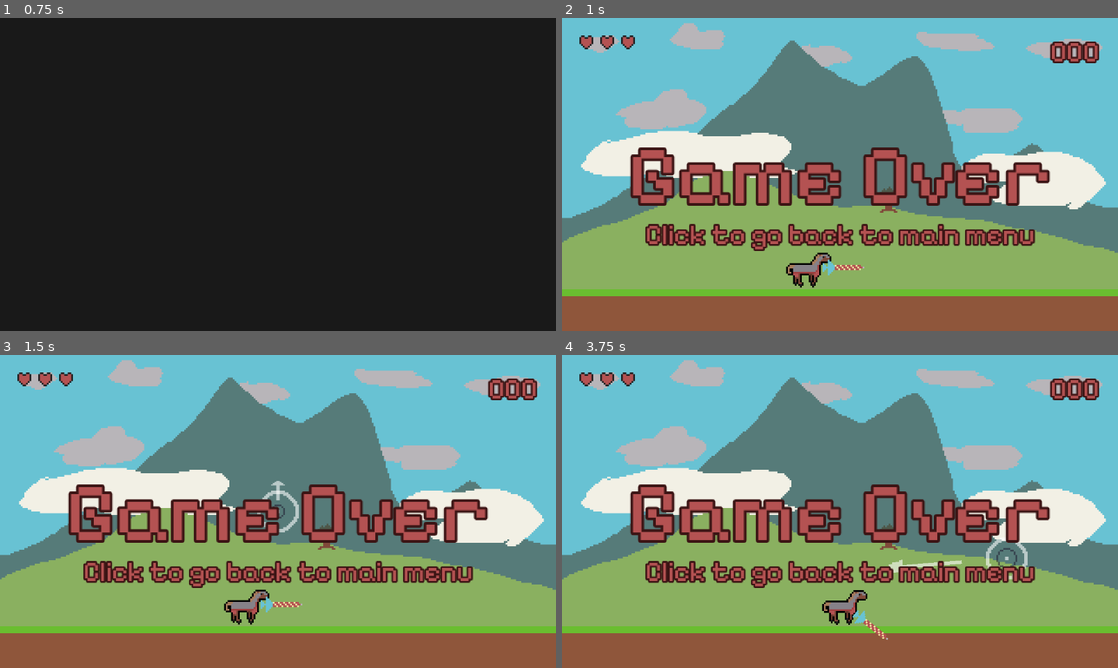
Above: before the commit, frames 1-4 (two rows, left to right).
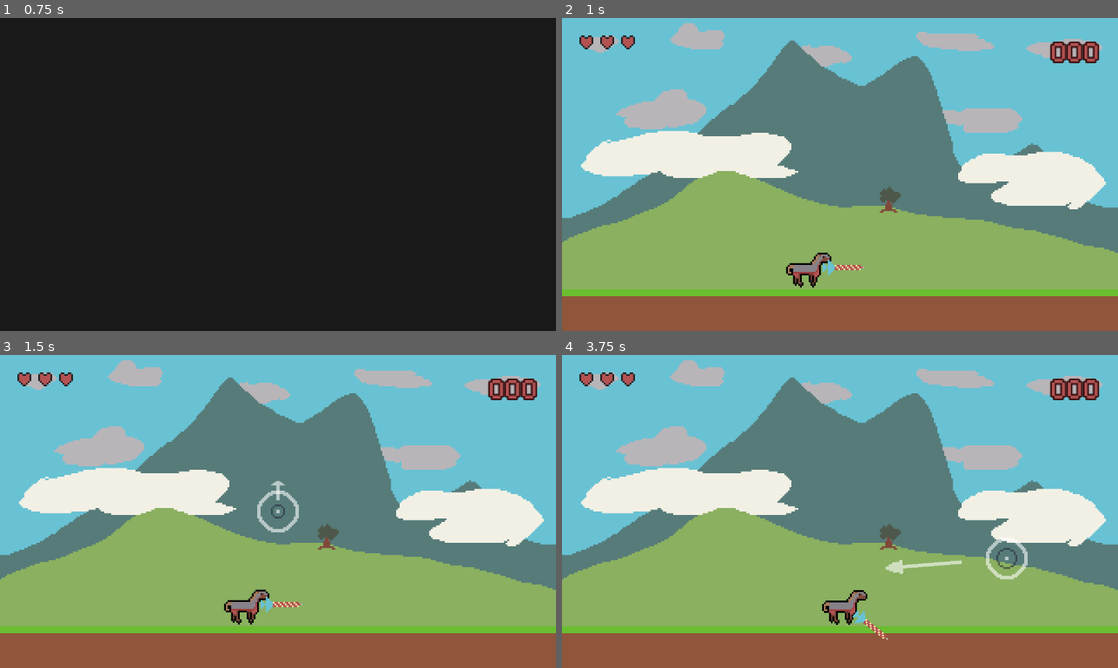
Above: after the commit, the same moments.

Repository: ErwinPrograms/Mini-Jam-205-Horses
Game: Godot game, scene res://scenes/views/main_menu.tscn
The game is run twice, just before and just after one commit, with the same random seed, the same clock (stepped at 60 frames per second) and the same inputs. Sound files missing from this copy of the repository are replaced by a short silence.
Inputs (mouse positions are in pixels of both pictures, inside the frame that each line leads up to):
- Up to frame 1 (0.75 s): tap Enter (ui_accept) at 0.5 s; drag from (278, 174) to (333, 105) at 0.52 s
- Up to frame 2 (1 s): no input
- Up to frame 3 (1.5 s): tap Enter (ui_accept) at 1.25 s; drag from (278, 511) to (278, 602) at 1.27 s
- Up to frame 4 (3.75 s): tap Enter (ui_accept) at 2, 2.75, 3.5 s; move the mouse to (895, 442) at 2.02 s; press the mouse at (895, 442) at 2.03 s; hold Left (ui_left) 2.03-2.75 s; release the mouse at (895, 442) at 2.75 s; drag from (812, 574) to (673, 464) at 2.77 s; move the mouse to (1006, 558) at 3.52 s; press the mouse at (1006, 558) at 3.53 s; hold Right (ui_right) from 3.53 s (still down)

Frame 1 is identical in both runs. In frame 2, 11% of the frame differs, in the area x 12-88%, y 41-75%; in frame 3, 11%; in frame 4, 11%.

Commit message:
Add high score persistent storage

Diff:
--- /dev/null
+++ b/globals/score_manager.gd
@@ -0,0 +1,23 @@
+extends Node
+
+const SCORES_PATH: String = "user://charger_score.tres"
+
+var high_score: int = 0:
+	get:
+		return high_score
+	set(value):
+		if value > high_score:
+			high_score = value
+			save_high_score()
+
+func _ready() -> void:
+	load_high_score()
+
+func load_high_score() -> void:
+	if ResourceLoader.exists(SCORES_PATH):
+		var hsr: HighScoreResource = load(SCORES_PATH)
+		high_score = hsr.high_score
+
+func save_high_score() -> void:
+	var hsr: HighScoreResource = HighScoreResource.new(high_score)
+	ResourceSaver.save(hsr, SCORES_PATH)
--- a/project.godot
+++ b/project.godot
@@ -19,6 +19,7 @@
 
 SignalHub="*uid://cdaabu101kyrk"
 ViewManager="*uid://csqu54kxxw85i"
+ScoreManager="*uid://dp7qf8fcg5npl"
 
 [display]
 
--- /dev/null
+++ b/resources/high_score_resource.gd
@@ -0,0 +1,7 @@
+class_name HighScoreResource
+extends Resource
+
+@export var high_score: int = 0
+
+func _init(score: int = 0):
+	high_score = score
--- a/scenes/ui/game_over_screen.tscn
+++ b/scenes/ui/game_over_screen.tscn
@@ -12,6 +12,7 @@
 outline_color = Color(0.22962222, 0.07761075, 0.07892414, 1)
 
 [node name="GameOverScreen" type="Control" unique_id=1623709558]
+visible = false
 layout_mode = 3
 anchors_preset = 15
 anchor_right = 1.0
--- a/scenes/ui/game_ui.gd
+++ b/scenes/ui/game_ui.gd
@@ -9,6 +9,7 @@
 
 func _ready() -> void:
 	SignalHub.point_scored.connect(on_point_scored)
+	SignalHub.game_over.connect(on_game_over)
 
 func get_health_display() -> HealthDisplayContainer:
 	return health_display_container
@@ -16,3 +17,6 @@
 func on_point_scored() -> void:
 	score += 1
 	score_label.text = "%03d" % score
+
+func on_game_over() -> void:
+	ScoreManager.high_score = score
--- a/scenes/views/main_menu.gd
+++ b/scenes/views/main_menu.gd
@@ -1,6 +1,10 @@
 extends Control
 
 @onready var music_player: AudioStreamPlayer = $MusicPlayer
+@onready var score_label: Label = $MarginContainer/HighScoreContainer/ScoreLabel
+
+func _ready() -> void:
+	score_label.text = "%03d" % ScoreManager.high_score
 
 func _gui_input(event: InputEvent) -> void:
 	if event.is_action_pressed("primary"):
Not shown, added: globals/score_manager.gd.uid
Not shown, added: resources/high_score_resource.gd.uid
